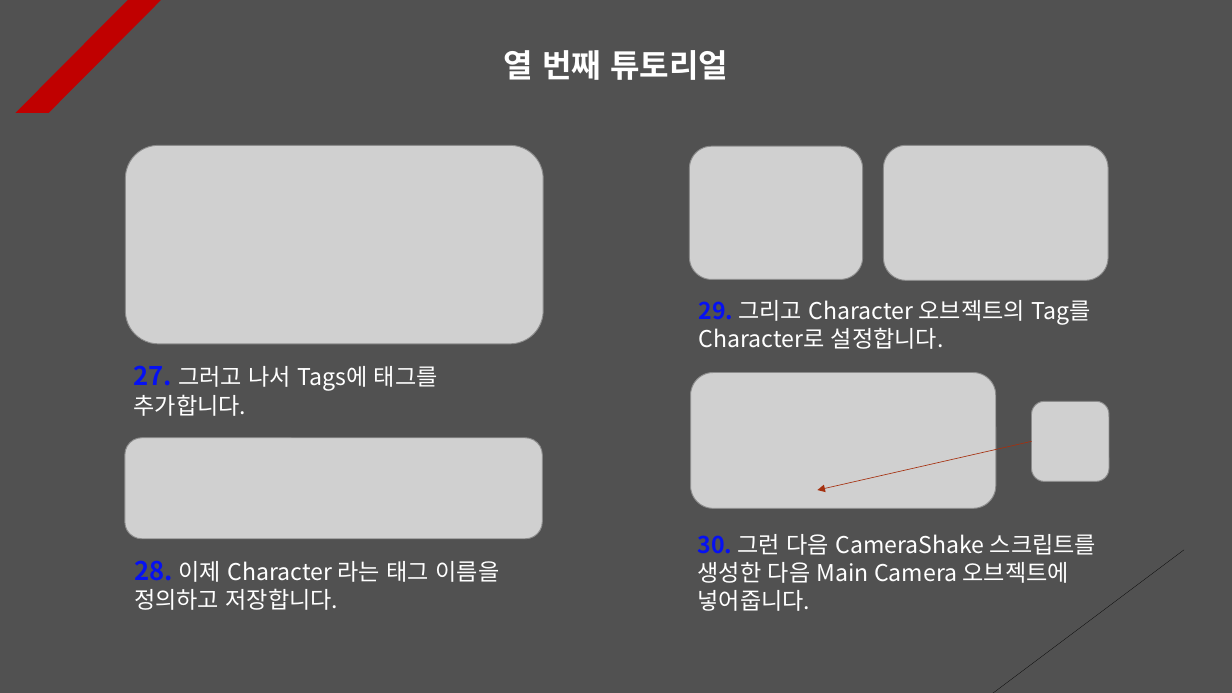
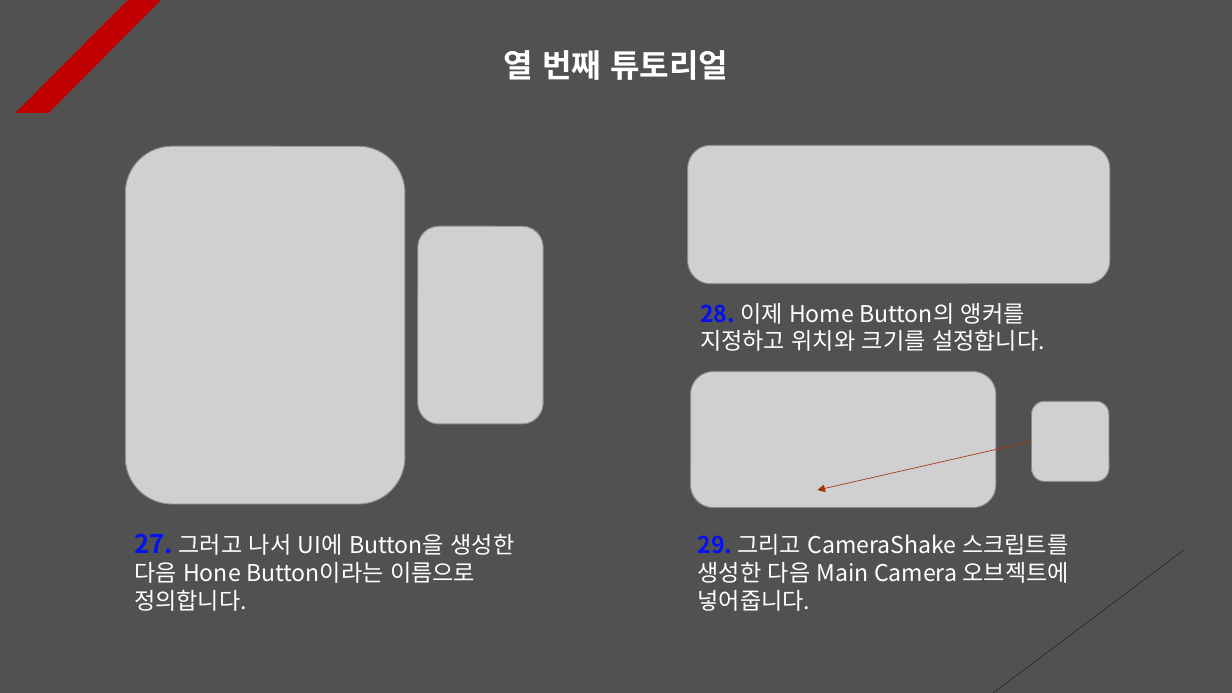
Before and after one commit to Unity2033/3D-UnityEngine, a slide deck: slide 10 of Assets/Class/Photon Server/PPT Data/Photon Game.pptx. Drawn at 1232x693 pixels with LibreOffice and Linux fonts; fonts in the diff are those of the drawing; grey boxes stand for pictures. Boxes give left, top, right and bottom in pixels: in the first picture for what was removed or moved away, otherwise in the second. Text is boxed around its words. In the diff, an @@ line names an element or a change of style, - is before the commit and + after.

```diff
--- a/Assets/Class/Photon Server/PPT Data/Photon Game.pptx
+++ b/Assets/Class/Photon Server/PPT Data/Photon Game.pptx
@@ picture removed at (x1=126, y1=145, x2=543, y2=344) @@
@@ picture added at (x1=126, y1=146, x2=405, y2=504) @@
@@ picture resized from (x1=884, y1=145, x2=1108, y2=280) to (x1=688, y1=145, x2=1110, y2=284) @@
@@ picture removed at (x1=689, y1=146, x2=863, y2=279) @@
@@ picture added at (x1=418, y1=226, x2=543, y2=424) @@
@@ text at (x1=700, y1=303, x2=1045, y2=351): text changed @@
-29. 그리고 Character 오브젝트의 Tag를 Character로 설정합니다.
+28. 이제 Home Button의 앵커를 지정하고 위치와 크기를 설정합니다.
@@ text removed at (x1=134, y1=365, x2=438, y2=416) @@
-27. 그러고 나서 Tags에 태그를 추가합니다.
@@ picture removed at (x1=125, y1=438, x2=543, y2=539) @@
@@ text at (x1=134, y1=533, x2=515, y2=611): text changed @@
-28. 이제 Character 라는 태그 이름을 정의하고 저장합니다.
+27. 그러고 나서 UI에 Button을 생성한 다음 Hone Button이라는 이름으로 정의합니다.
@@ text at (x1=698, y1=534, x2=1069, y2=611): text changed @@
-30. 그런 다음 CameraShake 스크립트를 생성한 다음 Main Camera 오브젝트에 넣어줍니다.
+29. 그리고 CameraShake 스크립트를 생성한 다음 Main Camera 오브젝트에 넣어줍니다.
```
Also in this commit, not shown: 5 other slides changed, 2 slides added, 48 other files.
